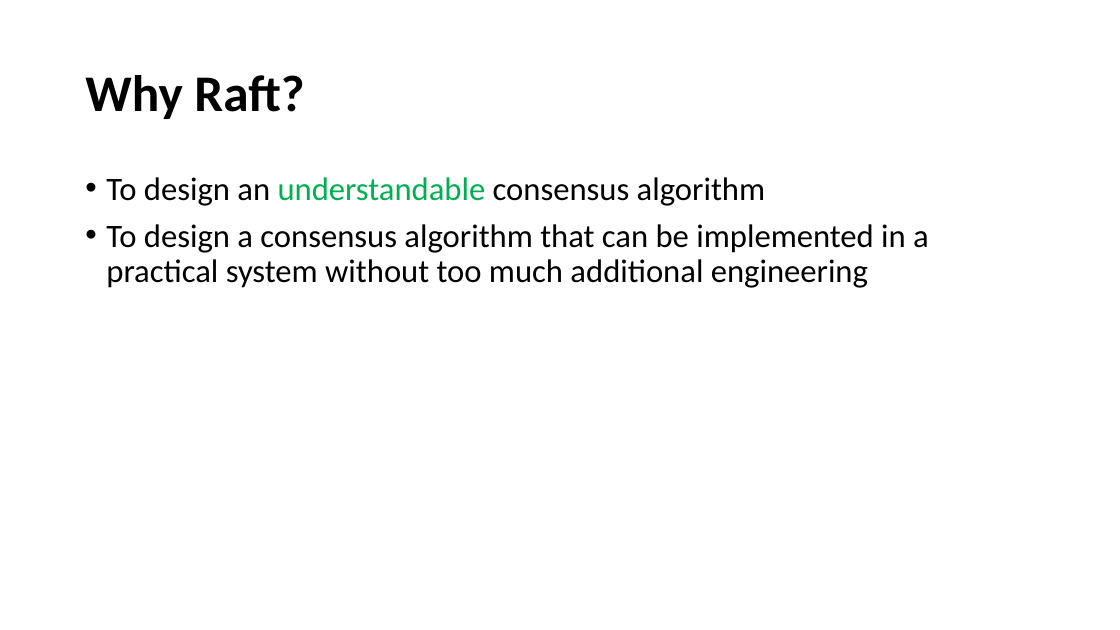
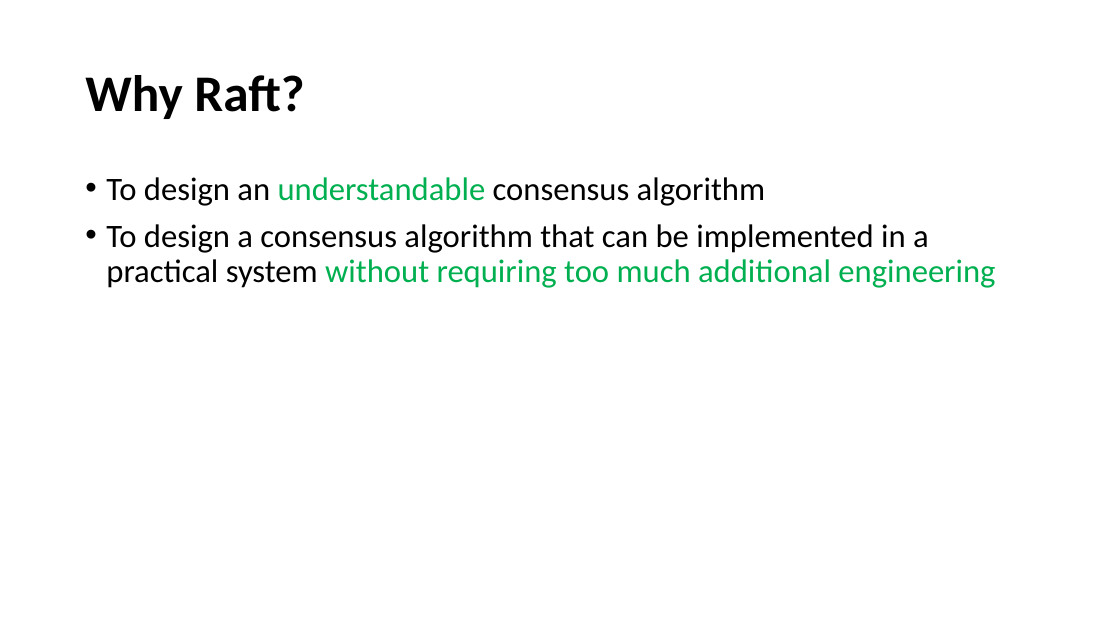
Before and after one commit to paulsaswata/public, a slide deck: slide 2 of The Raft Consensus Algorithm.pptx. Drawn at 1120x630 pixels with LibreOffice and Linux fonts; fonts in the diff are those of the drawing. Boxes give left, top, right and bottom in pixels: in the first picture for what was removed or moved away, otherwise in the second. Text is boxed around its words. In the diff, an @@ line names an element or a change of style, - is before the commit and + after.

Commit message:
added raft ppt

```diff
--- a/The Raft Consensus Algorithm.pptx
+++ b/The Raft Consensus Algorithm.pptx
@@ text at (106,224,995,288): text changed @@
-• To design a consensus algorithm that can be implemented in a practical system without too much additional engineering
+• To design a consensus algorithm that can be implemented in a practical system without requiring too much additional engineering
```
Also in this commit, not shown: 9 other slides changed.
